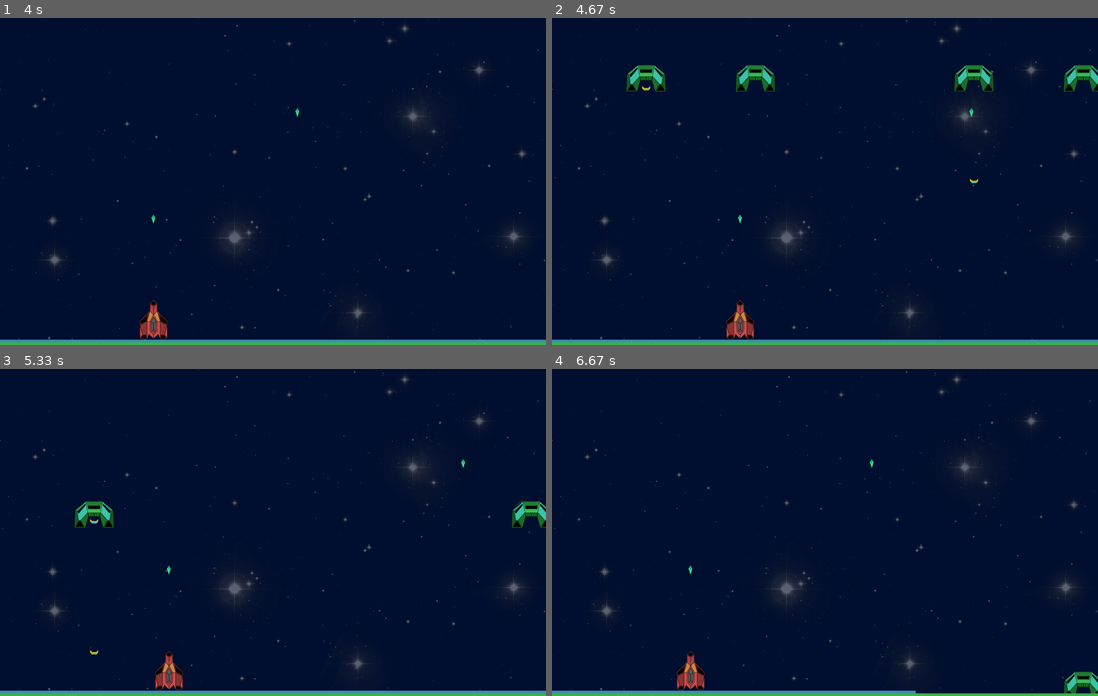
Above: before the commit, frames 1-4 (two rows, left to right).
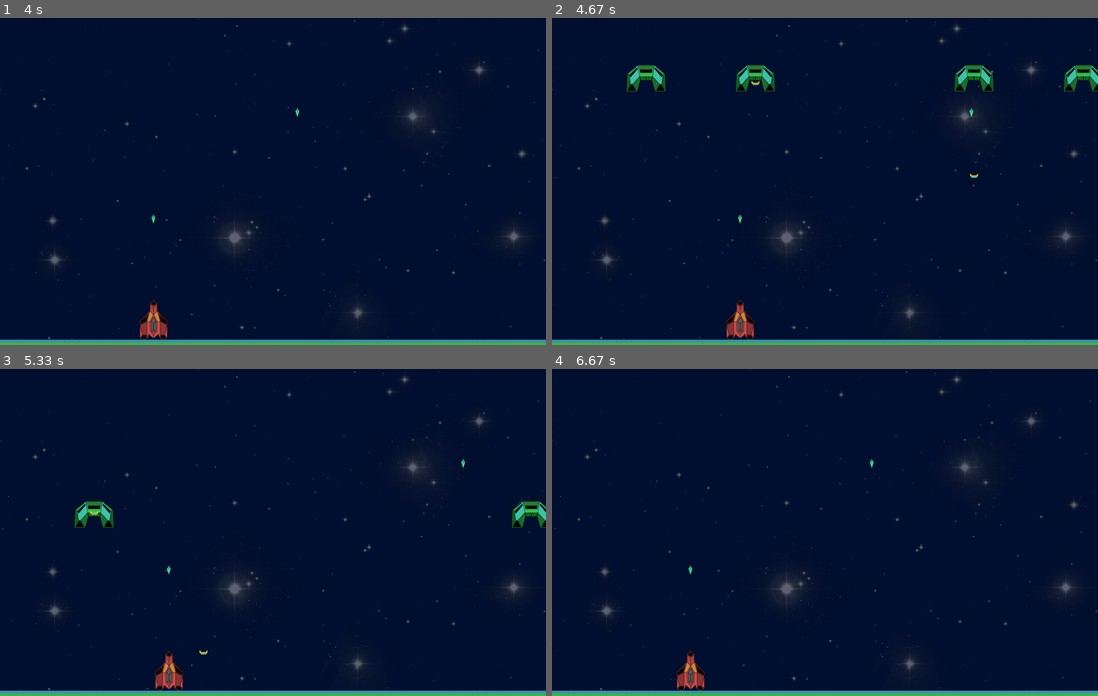
Above: after the commit, the same moments.

Repository: seanmtracey/Games-with-Pygame
Game: pygame game, started from Part 10/aliens.py
Same seed, same stepped clock (60 frames per second), same inputs: the game is played once before the commit and once after it.
Inputs (mouse positions are in pixels of both pictures, inside the frame that each line leads up to):
- Up to frame 1 (4 s): click (273, 273) at 0.38 s; click (141, 184) at 0.72 s; click (354, 67) at 1.05 s; click (283, 70) at 1.38 s; click (278, 214) at 1.72 s; click (414, 233) at 2.05 s; click (414, 152) at 2.38 s; click (469, 155) at 2.72 s; click (464, 246) at 3.05 s; click (294, 168) at 3.38 s; click (152, 122) at 3.72 s
- Up to frame 2 (4.67 s): click (972, 217) at 4.05 s; click (737, 73) at 4.38 s
- Up to frame 3 (5.33 s): click (464, 529) at 4.72 s; click (169, 454) at 5.05 s
- Up to frame 4 (6.67 s): click (633, 646) at 5.38 s; click (863, 480) at 5.72 s; click (874, 476) at 6.05 s; click (688, 499) at 6.38 s

Frame 1 is identical in both runs. In frame 2, less than 0.1% of the frame differs, in the area x 16-79%, y 19-51%; in frame 3, less than 0.1%; in frame 4, 0.6%, in the area x 66-100%, y 92-100%.

Commit message:
fixed the bug caused by fullscreen mode

Diff:
--- a/Part 10/aliens.py
+++ b/Part 10/aliens.py
@@ -87,6 +87,8 @@
     mouseDown = False
 
   ship.setPosition(mousePosition)
+  for bullet in ship.bullets:
+    bullet.move(windowHeight)
 
   enemiesToRemove = []
 
@@ -94,6 +96,7 @@
 
     if enemy.y < windowHeight:
       enemy.move()
+      enemy.moveBullets(windowHeight)
       enemy.tryToFire()
       shipIsDestroyed = enemy.checkForHit(ship)
       enemyIsDestroyed = ship.checkForHit(enemy)
@@ -106,6 +109,7 @@
         gameWon = False
         return
 
+
     else:
       enemiesToRemove.append(idx)
 
@@ -121,7 +125,7 @@
   oC = 0
 
   for idx, aBullet in enumerate(leftOverBullets):
-      aBullet.move()
+      aBullet.move(windowHeight)
       hitShip = aBullet.checkForHit(ship)
 
       if hitShip is True or aBullet.y > windowHeight:
@@ -132,12 +136,13 @@
 
     global leftOverBullets, nextLevelTS, timeTick, gameWon
 
+    surface.fill((0,0,0))
     surface.blit(background, (0, 0))
     ship.draw()
-    ship.drawBullets()
+    ship.drawBullets(windowHeight)
 
     for aBullet in leftOverBullets:
-      aBullet.draw()
+      aBullet.draw(windowHeight)
 
     healthColor = [(62, 180, 76), (180, 62, 62)]
     whichColor = 0
@@ -146,8 +151,9 @@
       whichColor = 1
 
     for enemy in enemyShips:
-      enemy.draw()
-      enemy.drawBullets()
+      if enemy.y + enemy.height <= windowHeight:
+        enemy.draw()
+        enemy.drawBullets(windowHeight)
 
     pygame.draw.rect(surface, healthColor[whichColor], (0, windowHeight - 5, (windowWidth / ship.maxHealth) * ship.health, 5))
     pygame.draw.rect(surface, (62, 145, 180), (0, windowHeight - 10, (windowWidth / ship.maxShields) * ship.shields, 5))
--- a/Part 10/projectiles.py
+++ b/Part 10/projectiles.py
@@ -12,11 +12,13 @@
   def loadImages(self):
     self.image = self.pygame.image.load(self.image)
 
-  def draw(self):
-    self.surface.blit(self.image, (self.x, self.y))
+  def draw(self, windowHeight):
+    if self.y + self.height + self.speed <= windowHeight:
+      self.surface.blit(self.image, (self.x, self.y))
 
-  def move(self):
-    self.y += self.speed
+  def move(self, windowHeight):
+    if self.y + self.height + self.speed <= windowHeight:
+      self.y += self.speed
 
   def checkForHit(self, thingToCheckAgainst):
     if self.x > thingToCheckAgainst.x and self.x < thingToCheckAgainst.x + thingToCheckAgainst.width:
--- a/Part 10/ships.py
+++ b/Part 10/ships.py
@@ -40,10 +40,13 @@
     a.set_volume(0.2)
     a.play()
 
-  def drawBullets(self):
-    for b in self.bullets:
-      b.move()
-      b.draw()
+  def drawBullets(self, windowHeight):
+    for bullet in self.bullets:
+      bullet.draw(windowHeight)
+
+  def moveBullets(self, windowHeight):
+    for bullet in self.bullets:
+      bullet.move(windowHeight)
 
   def registerHit(self):
     if self.shields == 0:
